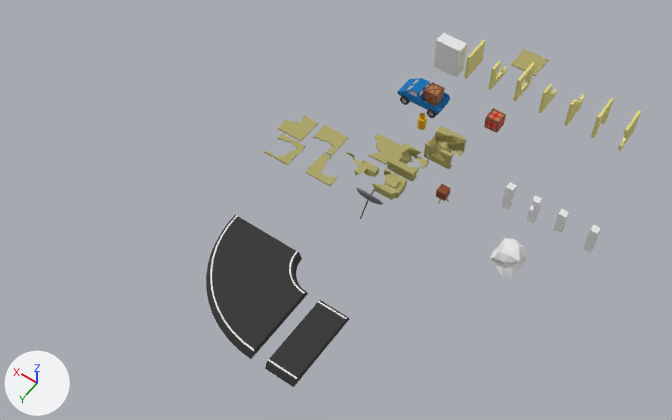
Renders of the Blender file Blender/BuildingParts.blend from each side of a commit.
Camera for both pictures: a 50 mm lens placed at (-18.9, 42.4, 47.2), pointed at (3.7, 10.8, -2.4). The axes (+X, +Y, +Z) are drawn at lower left. The lights are the same throughout.

The first picture shows 'CarPickUp', 'Ceiling', 'Destroyed-Ceiling-col1.001', 'Destroyed_box-col1', 'Destroyed_box-col2', 'Destroyed_box-col3', 'PlusCrate', 'Road', 'Road90', '_Cube', '_Icosphere'.
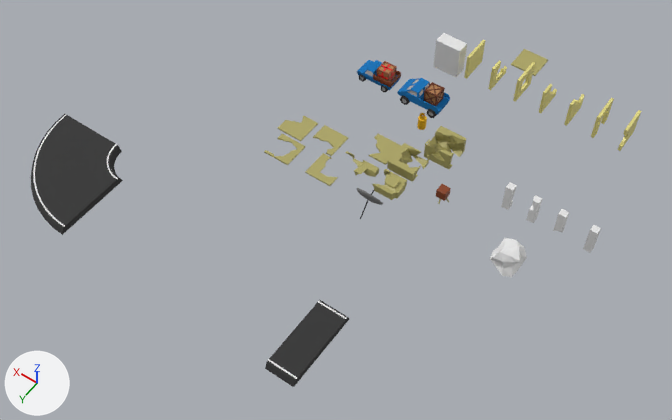
Where the change shows, as pixel boxes (x1, y1, x2, y2) in the pictures (672 x 420 px):
'Road90', moved
    before: (206, 215, 308, 359)
    after: (31, 114, 123, 235)
'PlusCrate', moved
    before: (484, 108, 506, 133)
    after: (377, 61, 397, 82)
'Cube.013', added
    after: (357, 60, 382, 79)
'Car2', added
    after: (357, 72, 401, 90)
'Cube.012', added
    after: (373, 74, 390, 87)
'Cube.008', moved
    before: (490, 112, 502, 119)
    after: (382, 64, 392, 71)
'Cube.009', moved
    before: (486, 120, 497, 129)
    after: (378, 72, 388, 79)
'Cube.011', added
    after: (390, 72, 401, 87)
'Cube.006', moved
    before: (498, 120, 504, 128)
    after: (389, 72, 395, 80)

Diff of the bpy script that builds the scene:
```diff
--- a/Blender/BuildingParts.blend.py
+++ b/Blender/BuildingParts.blend.py
@@ me_cube_017 @@
+me_cube_017.from_pydata([(-1.4, -0.6, 0.3), (-1.5, -0.7, 0.65), (-1.4, 0.0, 0.3), (-1.5, 0.0, 0.65), (1.3, -0.6, 0.3), (1.4, -0.7, 0.65), (1.3, 0.0, 0.3), (1.4, 0.0, 0.65)], [], [(0, 1, 3, 2), (2, 3, 7, 6), (6, 7, 5, 4), (4, 5, 1, 0), (2, 6, 4, 0), (7, 3, 1, 5)])
+me_cube_017.materials.append(mat_material_007)  # blue #0071b8
@@ ob_pluscrate @@
 ob_pluscrate = bpy.data.objects.new('PlusCrate', me_cube_009)
-ob_pluscrate.location = (-2.0, 0.0, 0.0)
+ob_pluscrate.location = (6.3, 1.0, 0.65)
@@ ob_road90 @@
 ob_road90 = bpy.data.objects.new('Road90', me_cube_010)
-ob_road90.location = (0.0, 21.5, 0.97)
+ob_road90.location = (15.0, 21.5, 0.97)
@@ ob_cube_013 @@
+ob_cube_013 = bpy.data.objects.new('Cube.013', me_cube_026)  # 32 vertices, 30 faces; spans x 0.012..1.4, y -0.7..0.0, z 0.65..1.259; in mat_material_007 (blue #0071b8), mat_material_006 (grey #bebebe); modifiers MIRROR
+ob_cube_013.parent = ob_car2
+ob_cube_013.location = (7.0, 1.0, 0.0)
@@ ob_car2 @@
+ob_car2 = bpy.data.objects.new('Car2', me_cube_017)  # modifiers MIRROR
+ob_car2.location = (7.0, 1.0, 0.0)
@@ ob_cube_012 @@
+ob_cube_012 = bpy.data.objects.new('Cube.012', me_cube_024)  # a box spanning x -0.08..0.08, y -0.08..0.08, z -0.08..0.08; a box spanning x 0.0..0.05, y 0.02..0.17, z -0.14..1.57; a box spanning x -0.06..-0.01, y 0.02..0.17, z -0.14..1.57; a box spanning x -0.08..0.08, y -0.07..0.08, z 0.64..0.79; a box spanning x -0.08..0.08, y -0.07..0.08, z 1.32..1.47; a box spanning x 0.0..0.05, y 0.02..0.17, z -0.14..1.57; in mat_material_008 (brown #853e19)
+ob_cube_012.parent = ob_car2
+ob_cube_012.location = (6.867, 1.628, 0.878)
+ob_cube_012.rotation_euler = (-3.142, 1.571, 0.0)  # degrees (-180, 90, 0)
+ob_cube_012.scale = (3.34, -0.4, 0.846)
@@ ob_cube_011 @@
+ob_cube_011 = bpy.data.objects.new('Cube.011', me_cube_024.copy())
+ob_cube_011.parent = ob_car2
+ob_cube_011.location = (5.562, 1.578, 0.878)
+ob_cube_011.rotation_euler = (1.571, 1.571, 0.0)  # degrees (90, 90, 0)
+ob_cube_011.scale = (3.34, -0.408, 0.811)
@@ ob_cube_015 @@
+ob_cube_015 = bpy.data.objects.new('Cube.015', me_cube_024.copy())
+ob_cube_015.parent = ob_car2
+ob_cube_015.location = (5.675, 0.369, 0.878)
+ob_cube_015.rotation_euler = (0.0, 1.571, 0.0)  # degrees (0, 90, 0)
+ob_cube_015.scale = (3.34, -0.4, 0.846)
```
